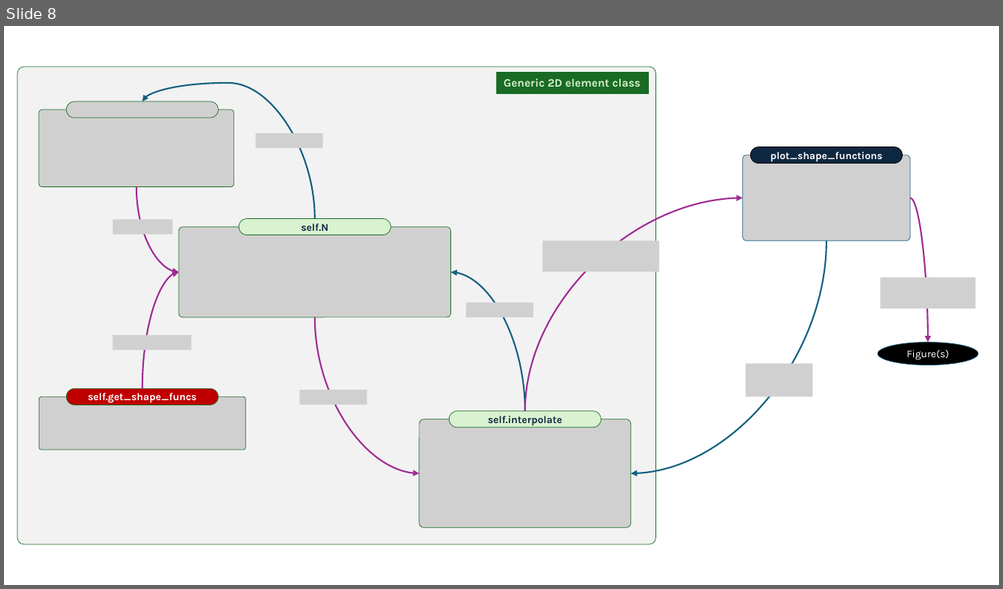
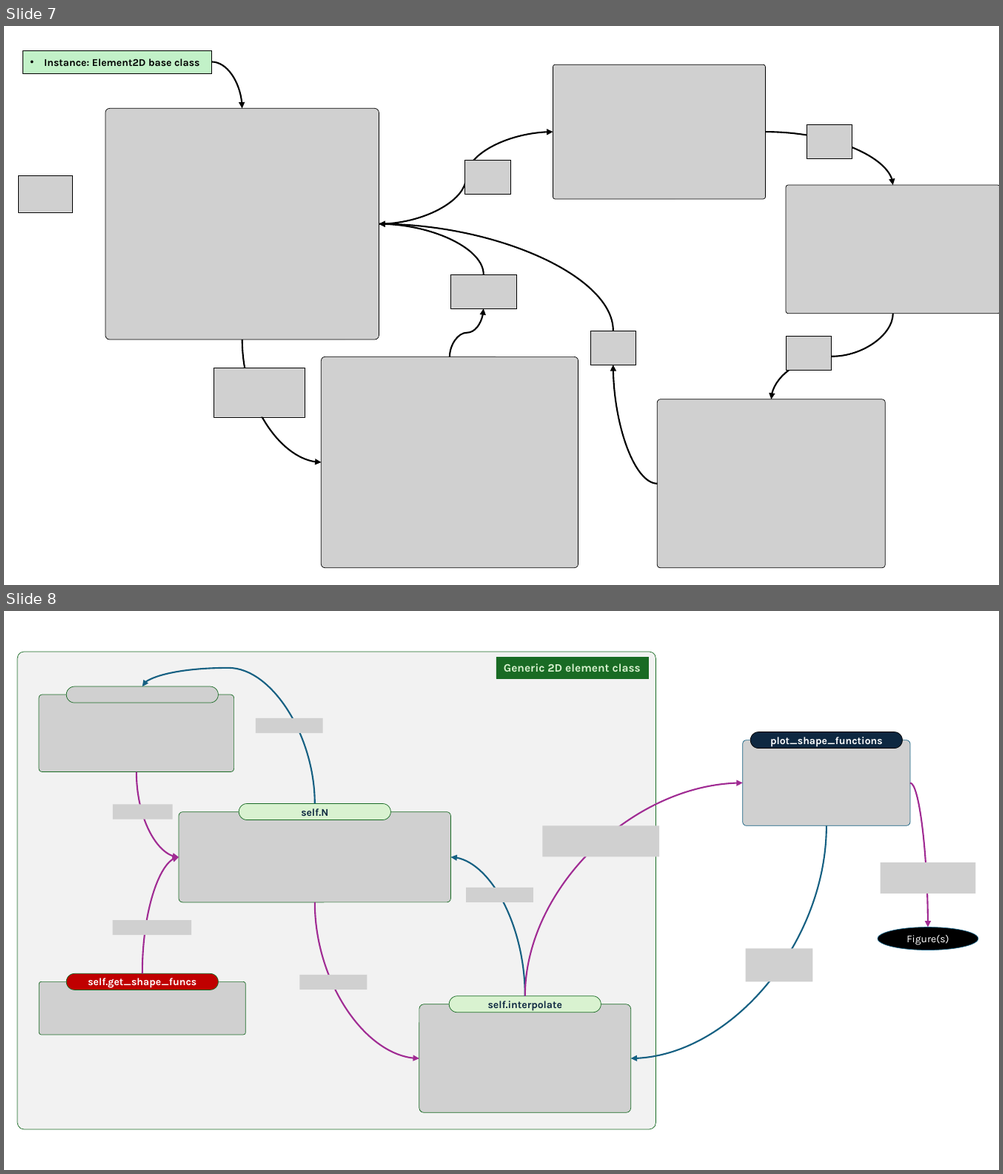
Before and after one commit to mnolaya/theory-of-fea, a slide deck: homeworks/hw_flowcharts.pptx. Shown one above the other, each under a label of ours: slide 8 before the commit, slides 7 and 8 after it. The pictures are 1003x589 and 1003x1174 pixels, drawn with LibreOffice and Linux fonts; fonts in the diff are those of the drawing; grey boxes stand for pictures. Boxes give left, top, right and bottom in pixels: in the first picture for what was removed or moved away, otherwise in the second. Text is boxed around its words. In the diff, an @@ line names an element or a change of style, - is before the commit and + after.

```diff
--- a/homeworks/hw_flowcharts.pptx
+++ b/homeworks/hw_flowcharts.pptx
@@ slide 7 added at (4,26,999,585), background #FFFFFF @@
@@ rectangle added at (22,50,211,74), fill #C2F1C8, outline #000000 0.25 pt dashed, 10 pt, text #000000, bold @@
+• Instance: Element2D base class
@@ curved arrow added from (211, 62) to (242, 108), #000000 1.5 pt @@
@@ picture added at (553,64,765,199) @@
@@ picture added at (105,108,379,339) @@
@@ curved arrow added from (378, 224) to (553, 132), #000000 1.5 pt @@
@@ curved arrow added from (765, 132) to (893, 185), #000000 1.5 pt @@
@@ picture added at (806,124,851,158) @@
@@ picture added at (18,176,73,212) @@
@@ picture added at (465,159,511,194) @@
@@ picture added at (786,185,999,313) @@
@@ curved arrow added from (484, 275) to (378, 224), #000000 1.5 pt @@
@@ curved arrow added from (613, 331) to (378, 224), #000000 1.5 pt @@
@@ picture added at (450,275,516,309) @@
@@ curved arrow added from (449, 358) to (484, 309), #000000 1.5 pt @@
@@ curved arrow added from (893, 314) to (771, 400), #000000 1.5 pt @@
@@ picture added at (590,331,636,366) @@
@@ picture added at (786,336,831,371) @@
@@ curved arrow added from (242, 340) to (321, 463), #000000 1.5 pt @@
@@ picture added at (321,358,578,568) @@
@@ picture added at (213,368,304,417) @@
@@ curved arrow added from (657, 484) to (613, 366), #000000 1.5 pt @@
@@ picture added at (657,400,885,568) @@
```
Also in this commit, not shown: 1 slide removed, 1 other file.
